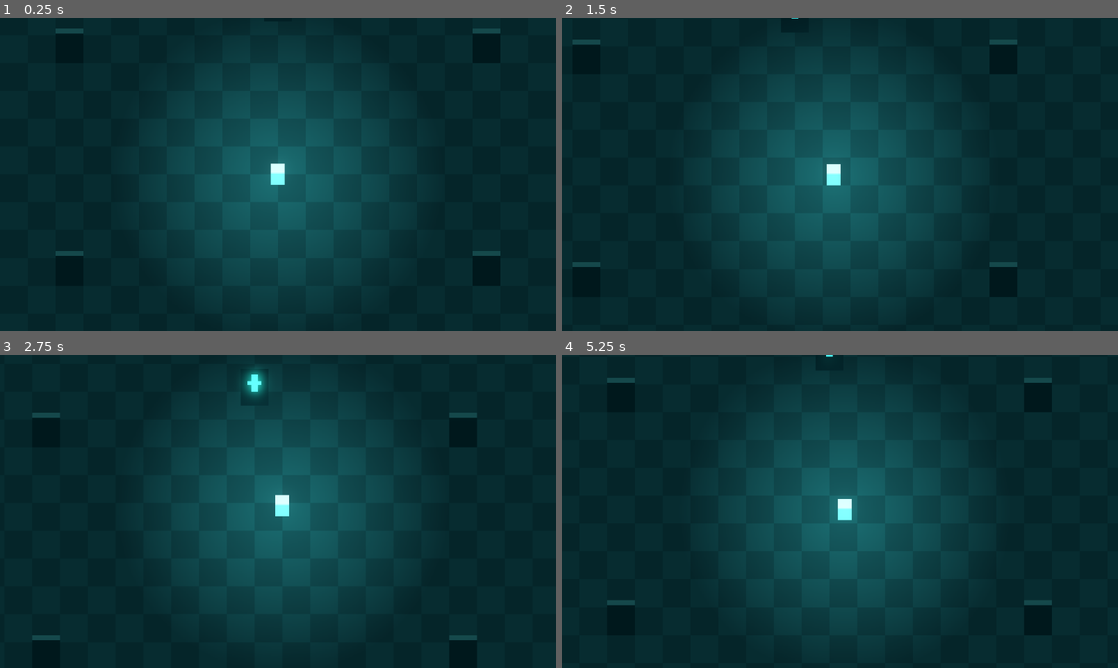
Above: before the commit, frames 1-4 (two rows, left to right).
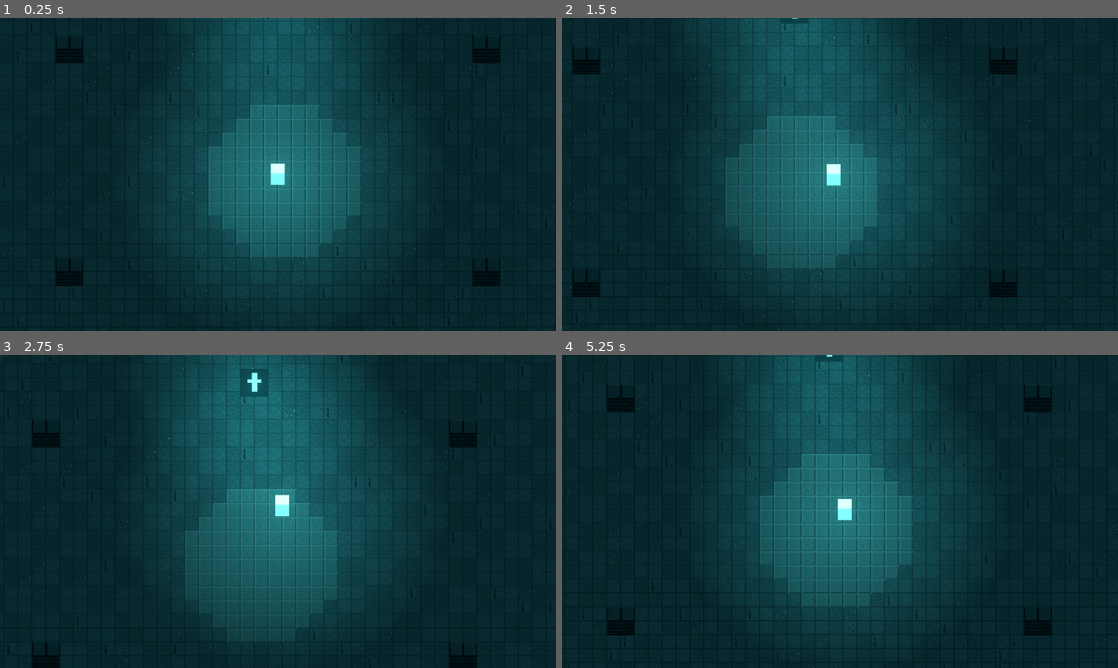
Above: after the commit, the same moments.

Repository: LeoSoares404/LOD
Game: Godot game, scene res://scenes/main.tscn
Two runs of this game, one before a commit and one after it. Both use one fixed random seed, a clock stepped at 60 frames per second and the inputs below.
Inputs (mouse positions are in pixels of both pictures, inside the frame that each line leads up to):
- Up to frame 1 (0.25 s): no input
- Up to frame 2 (1.5 s): tap Enter at 0.5 s; move the mouse to (962, 158) at 0.52 s; hold Right mouse button (move_click) 0.53-1.28 s; move the mouse to (728, 190) at 1.27 s; right-click (728, 190) at 1.35 s
- Up to frame 3 (2.75 s): move the mouse to (333, 442) at 2.02 s; hold Right mouse button (move_click) from 2.03 s (still down)
- Up to frame 4 (5.25 s): move the mouse to (812, 574) at 2.77 s; release Right mouse button (move_click) at 2.78 s; right-click (812, 574) at 2.85 s; move the mouse to (1006, 558) at 3.52 s; hold Right mouse button (move_click) 3.53-4.28 s; move the mouse to (673, 464) at 4.27 s; right-click (673, 464) at 4.35 s; move the mouse to (867, 511) at 5.02 s; hold Right mouse button (move_click) from 5.03 s (still down)

The runs differ from the first frame. In frame 1, 7.5% of the frame differs, in the area x 0-100%, y 0-98%; in frame 2, 7.8%; in frame 3, 9.4%, in the area x 0-98%, y 0-98%; in frame 4, 8.3%.

Commit message:
feat: mapa da cripta com TileMap real + tileset placeholder
- crypt_map (TileMapLayer) substitui o test_map de retangulos:
  8 tiles 16x16 gerados proceduralmente na paleta teal da referencia
  (choes com variacao, rachaduras, entulho, lajes claras, paredes)
- Colisao das paredes/pilares agora vem do TileSet (physics layer world)
- Praca circular de lajes claras no centro; runa virou no de cena
  (Polygon2D com cor HDR + PointLight2D + colisao)
- Docs: mundo sera mapa grande continuo de exploracao com varias zonas;
  cripta atual e a primeira zona

Co-Authored-By: Claude Fable 5 <noreply@anthropic.com>

Diff:
--- /dev/null
+++ b/assets/sprites/tiles/crypt_tileset.tres
@@ -0,0 +1,21 @@
+[gd_resource type="TileSet" load_steps=3 format=3]
+
+[ext_resource type="Texture2D" path="res://assets/sprites/tiles/crypt_tiles.png" id="1_tiles"]
+
+[sub_resource type="TileSetAtlasSource" id="TileSetAtlasSource_crypt"]
+texture = ExtResource("1_tiles")
+0:0/0 = 0
+1:0/0 = 0
+2:0/0 = 0
+3:0/0 = 0
+4:0/0 = 0
+5:0/0 = 0
+0:1/0 = 0
+0:1/0/physics_layer_0/polygon_0/points = PackedVector2Array(-8, -8, 8, -8, 8, 8, -8, 8)
+1:1/0 = 0
+1:1/0/physics_layer_0/polygon_0/points = PackedVector2Array(-8, -8, 8, -8, 8, 8, -8, 8)
+
+[resource]
+physics_layer_0/collision_layer = 1
+physics_layer_0/collision_mask = 0
+sources/0 = SubResource("TileSetAtlasSource_crypt")
--- a/scenes/main.tscn
+++ b/scenes/main.tscn
@@ -1,6 +1,6 @@
 [gd_scene load_steps=4 format=3]
 
-[ext_resource type="PackedScene" path="res://scenes/world/test_map.tscn" id="1_map"]
+[ext_resource type="PackedScene" path="res://scenes/world/crypt_map.tscn" id="1_map"]
 [ext_resource type="PackedScene" path="res://scenes/entities/player/player.tscn" id="2_player"]
 
 [sub_resource type="Environment" id="Environment_main"]
@@ -20,7 +20,7 @@
 [node name="CanvasModulate" type="CanvasModulate" parent="."]
 color = Color(0.52, 0.66, 0.68, 1)
 
-[node name="TestMap" parent="." instance=ExtResource("1_map")]
+[node name="CryptMap" parent="." instance=ExtResource("1_map")]
 
 [node name="Player" parent="." instance=ExtResource("2_player")]
 position = Vector2(480, 300)
--- /dev/null
+++ b/scenes/world/crypt_map.gd
@@ -0,0 +1,67 @@
+extends Node2D
+## Cripta — pinta o TileMapLayer proceduralmente com o tileset placeholder.
+## Colisão das paredes vem do próprio TileSet (physics layer "world").
+
+const MAP_W := 60  # tiles → 960 px
+const MAP_H := 34  # tiles → 544 px
+
+# coordenadas no atlas (crypt_tiles.png)
+const FLOOR_A := Vector2i(0, 0)
+const FLOOR_B := Vector2i(1, 0)
+const FLOOR_CRACKED := Vector2i(2, 0)
+const FLOOR_SPECKLED := Vector2i(3, 0)
+const SLAB := Vector2i(4, 0)
+const RUBBLE := Vector2i(5, 0)
+const WALL_FACE := Vector2i(0, 1)
+const WALL_TOP := Vector2i(1, 1)
+
+const SLAB_CENTER := Vector2i(30, 18)  # praça de lajes claras (spawn do player)
+const SLAB_RADIUS := 5.5  # tiles
+
+const PILLARS: Array[Vector2i] = [
+	Vector2i(14, 8), Vector2i(44, 8), Vector2i(14, 24), Vector2i(44, 24),
+]
+
+@onready var tiles: TileMapLayer = %Tiles
+
+
+func _ready() -> void:
+	var rng := RandomNumberGenerator.new()
+	rng.seed = 7
+
+	for y in MAP_H:
+		for x in MAP_W:
+			var cell := Vector2i(x, y)
+			if Vector2(cell - SLAB_CENTER).length() <= SLAB_RADIUS:
+				tiles.set_cell(cell, 0, SLAB)
+			else:
+				tiles.set_cell(cell, 0, _pick_floor(rng, x, y))
+
+	# bordas: topo tem face visível (parede "de pé"), demais só o topo
+	for x in MAP_W:
+		tiles.set_cell(Vector2i(x, 0), 0, WALL_TOP)
+		tiles.set_cell(Vector2i(x, 1), 0, WALL_FACE)
+		tiles.set_cell(Vector2i(x, MAP_H - 1), 0, WALL_TOP)
+	for y in MAP_H:
+		tiles.set_cell(Vector2i(0, y), 0, WALL_TOP)
+		tiles.set_cell(Vector2i(MAP_W - 1, y), 0, WALL_TOP)
+
+	# pilares 2x2: linha de cima é o topo, linha de baixo a face
+	for p in PILLARS:
+		tiles.set_cell(p, 0, WALL_TOP)
+		tiles.set_cell(p + Vector2i(1, 0), 0, WALL_TOP)
+		tiles.set_cell(p + Vector2i(0, 1), 0, WALL_FACE)
+		tiles.set_cell(p + Vector2i(1, 1), 0, WALL_FACE)
+
+
+func _pick_floor(rng: RandomNumberGenerator, x: int, y: int) -> Vector2i:
+	var roll := rng.randf()
+	if roll < 0.05:
+		return FLOOR_CRACKED
+	if roll < 0.10:
+		return FLOOR_SPECKLED
+	if roll < 0.13:
+		return RUBBLE
+	@warning_ignore("integer_division")
+	var checker := (x / 2 + y / 2) % 2 == 0
+	return FLOOR_A if checker else FLOOR_B
--- /dev/null
+++ b/scenes/world/crypt_map.tscn
@@ -0,0 +1,55 @@
+[gd_scene load_steps=6 format=3]
+
+[ext_resource type="Script" path="res://scenes/world/crypt_map.gd" id="1_map"]
+[ext_resource type="TileSet" path="res://assets/sprites/tiles/crypt_tileset.tres" id="2_tileset"]
+
+[sub_resource type="Gradient" id="Gradient_runelight"]
+offsets = PackedFloat32Array(0, 1)
+colors = PackedColorArray(1, 1, 1, 0.85, 1, 1, 1, 0)
+
+[sub_resource type="GradientTexture2D" id="GradientTexture2D_runelight"]
+gradient = SubResource("Gradient_runelight")
+width = 256
+height = 256
+fill = 1
+fill_from = Vector2(0.5, 0.5)
+fill_to = Vector2(0.5, 0)
+
+[sub_resource type="RectangleShape2D" id="RectangleShape2D_rune"]
+size = Vector2(32, 32)
+
+[node name="CryptMap" type="Node2D"]
+script = ExtResource("1_map")
+
+[node name="Tiles" type="TileMapLayer" parent="."]
+unique_name_in_owner = true
+tile_set = ExtResource("2_tileset")
+
+[node name="Rune" type="Node2D" parent="."]
+position = Vector2(480, 96)
+
+[node name="Stone" type="Polygon2D" parent="Rune"]
+color = Color(0.055, 0.17, 0.19, 1)
+polygon = PackedVector2Array(-16, -26, 16, -26, 16, 6, -16, 6)
+
+[node name="GlyphV" type="Polygon2D" parent="Rune"]
+color = Color(0.5, 3.2, 2.8, 1)
+polygon = PackedVector2Array(-3, -22, 3, -22, 3, 0, -3, 0)
+
+[node name="GlyphH" type="Polygon2D" parent="Rune"]
+color = Color(0.5, 3.2, 2.8, 1)
+polygon = PackedVector2Array(-8, -14, 8, -14, 8, -10, -8, -10)
+
+[node name="Light" type="PointLight2D" parent="Rune"]
+position = Vector2(0, -10)
+color = Color(0.55, 1, 0.92, 1)
+energy = 1.0
+texture = SubResource("GradientTexture2D_runelight")
+texture_scale = 1.2
+
+[node name="Body" type="StaticBody2D" parent="Rune"]
+collision_mask = 0
+
+[node name="CollisionShape2D" type="CollisionShape2D" parent="Rune/Body"]
+position = Vector2(0, -10)
+shape = SubResource("RectangleShape2D_rune")
--- a/scenes/world/test_map.gd
+++ /dev/null
@@ -1,75 +0,0 @@
-extends Node2D
-## Mapa de teste do M0 — chão, paredes de borda, pilares e uma runa com glow.
-## Protótipo desenhado por código (sem arte); será substituído por TileMap com sprites.
-
-const TILE := 16
-const MAP_W := 60  # tiles → 960 px
-const MAP_H := 34  # tiles → 544 px
-
-# Paleta da referência visual: cripta gelada teal/ciano
-const FLOOR_A := Color("15393d")
-const FLOOR_B := Color("184347")
-const WALL := Color("081d20")
-const WALL_TOP := Color("11333a")
-const PILLAR := Color("0d282c")
-const PILLAR_TOP := Color("2f6d6d")
-const RUNE_STONE := Color("0f2e33")
-const RUNE_GLOW := Color(0.5, 3.2, 2.8)  # HDR > 1.0 → estoura no glow/bloom
-
-const PILLARS: Array[Vector2i] = [
-	Vector2i(14, 8), Vector2i(44, 8), Vector2i(14, 24), Vector2i(44, 24),
-]
-const RUNE_POS := Vector2i(29, 5)
-
-
-func _ready() -> void:
-	_add_wall(Rect2(0, 0, MAP_W * TILE, TILE))
-	_add_wall(Rect2(0, (MAP_H - 1) * TILE, MAP_W * TILE, TILE))
-	_add_wall(Rect2(0, 0, TILE, MAP_H * TILE))
-	_add_wall(Rect2((MAP_W - 1) * TILE, 0, TILE, MAP_H * TILE))
-	for p in PILLARS:
-		_add_wall(Rect2(p.x * TILE, p.y * TILE, TILE * 2, TILE * 2))
-	_add_wall(Rect2(RUNE_POS.x * TILE, RUNE_POS.y * TILE, TILE * 2, TILE * 2))
-
-
-func _add_wall(rect: Rect2) -> void:
-	var body := StaticBody2D.new()
-	body.collision_layer = 1  # layer "world"
-	body.collision_mask = 0
-	var shape := CollisionShape2D.new()
-	var rect_shape := RectangleShape2D.new()
-	rect_shape.size = rect.size
-	shape.shape = rect_shape
-	shape.position = rect.position + rect.size / 2.0
-	body.add_child(shape)
-	add_child(body)
-
-
-func _draw() -> void:
-	# chão em xadrez de 2x2 tiles
-	for y in MAP_H:
-		for x in MAP_W:
-			@warning_ignore("integer_division")
-			var checker := (x / 2 + y / 2) % 2 == 0
-			draw_rect(Rect2(x * TILE, y * TILE, TILE, TILE), FLOOR_A if checker else FLOOR_B)
-
-	# bordas
-	draw_rect(Rect2(0, 0, MAP_W * TILE, TILE), WALL)
-	draw_rect(Rect2(0, (MAP_H - 1) * TILE, MAP_W * TILE, TILE), WALL)
-	draw_rect(Rect2(0, 0, TILE, MAP_H * TILE), WALL)
-	draw_rect(Rect2((MAP_W - 1) * TILE, 0, TILE, MAP_H * TILE), WALL)
-	draw_rect(Rect2(0, TILE, MAP_W * TILE, 2), WALL_TOP)
-
-	# pilares (bloco + topo claro pra dar leitura de altura)
-	for p in PILLARS:
-		var px := p.x * TILE
-		var py := p.y * TILE
-		draw_rect(Rect2(px, py - 8, TILE * 2, TILE * 2 + 8), PILLAR)
-		draw_rect(Rect2(px, py - 8, TILE * 2, 6), PILLAR_TOP)
-
-	# runa central (pedra escura + símbolo HDR que brilha com o glow)
-	var rx := RUNE_POS.x * TILE
-	var ry := RUNE_POS.y * TILE
-	draw_rect(Rect2(rx, ry - 10, TILE * 2, TILE * 2 + 10), RUNE_STONE)
-	draw_rect(Rect2(rx + 12, ry - 4, 8, 20), RUNE_GLOW)
-	draw_rect(Rect2(rx + 8, ry + 4, 16, 4), RUNE_GLOW)
--- a/scenes/world/test_map.tscn
+++ /dev/null
@@ -1,6 +0,0 @@
-[gd_scene load_steps=2 format=3]
-
-[ext_resource type="Script" path="res://scenes/world/test_map.gd" id="1_map"]
-
-[node name="TestMap" type="Node2D"]
-script = ExtResource("1_map")
Binary file added: assets/sprites/tiles/crypt_tiles.png
Not shown, added: assets/sprites/tiles/crypt_tiles.png.import
Not shown, added: scenes/world/crypt_map.gd.uid
Not shown, removed: scenes/world/test_map.gd.uid
Not shown, changed: GAME_DESIGN.md
